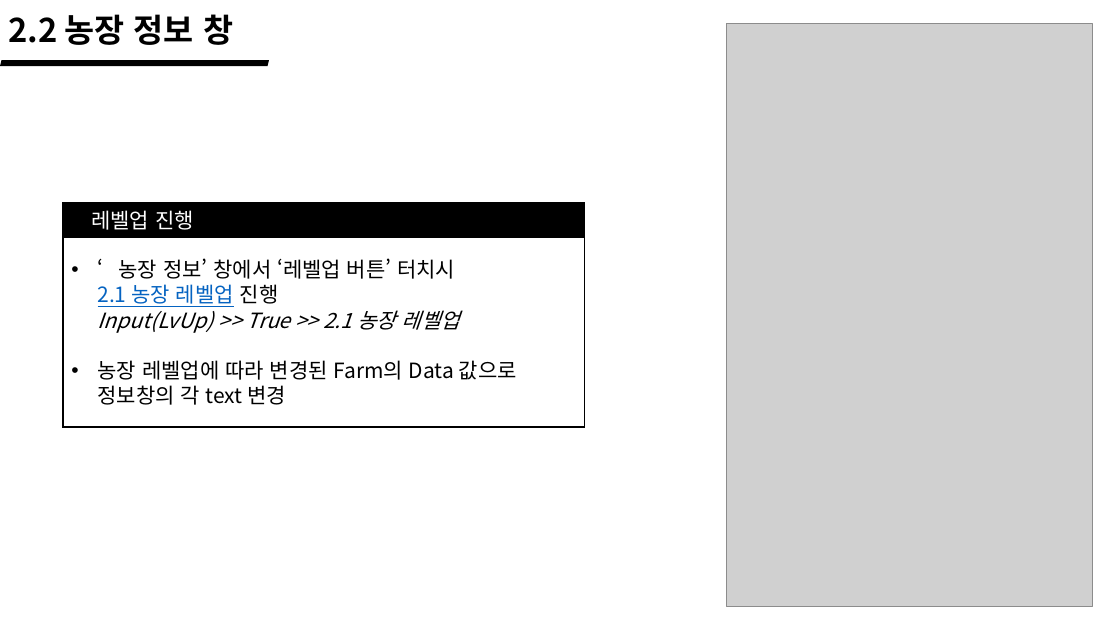
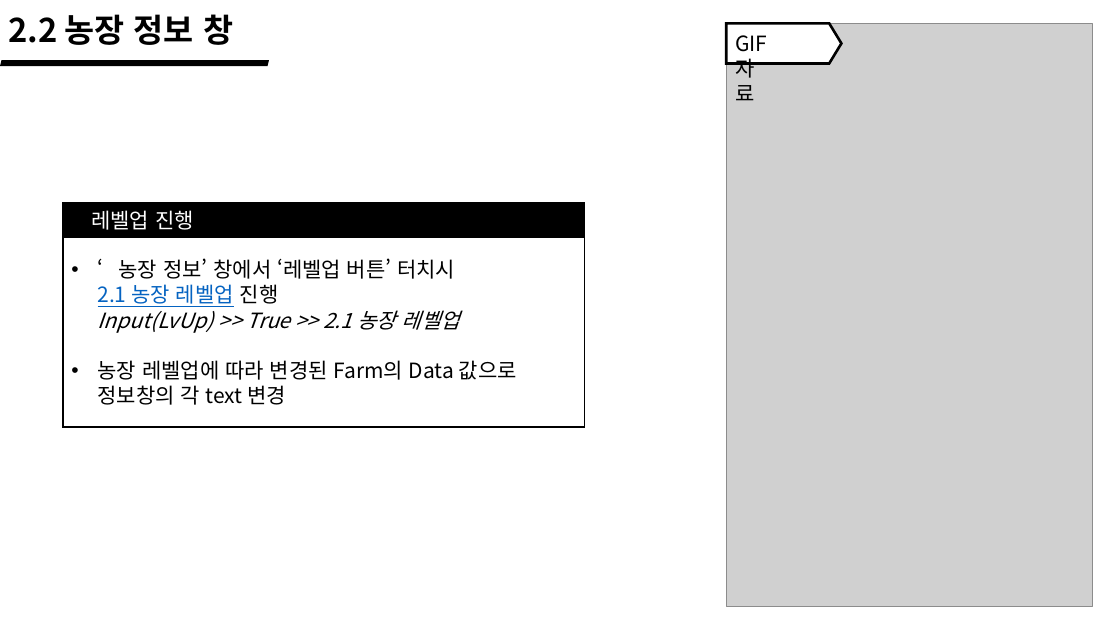
Before and after one commit to wlrud753/CarryCarrot, a slide deck: slide 14 of 기획서/당근키우기 시스템.pptx. Drawn at 1120x630 pixels with LibreOffice and Linux fonts; fonts in the diff are those of the drawing; grey boxes stand for pictures. Boxes give left, top, right and bottom in pixels: in the first picture for what was removed or moved away, otherwise in the second. Text is boxed around its words. In the diff, an @@ line names an element or a change of style, - is before the commit and + after.

```diff
--- a/기획서/당근키우기 시스템.pptx
+++ b/기획서/당근키우기 시스템.pptx
@@ pentagon arrow added at box(727, 24, 842, 64), fill #FFFFFF, outline #000000 2.25 pt @@
@@ text added at box(735, 35, 767, 101), 18 pt, text #000000 @@
+GIF 자료
```
Also in this commit, not shown: 2 other slides changed.
